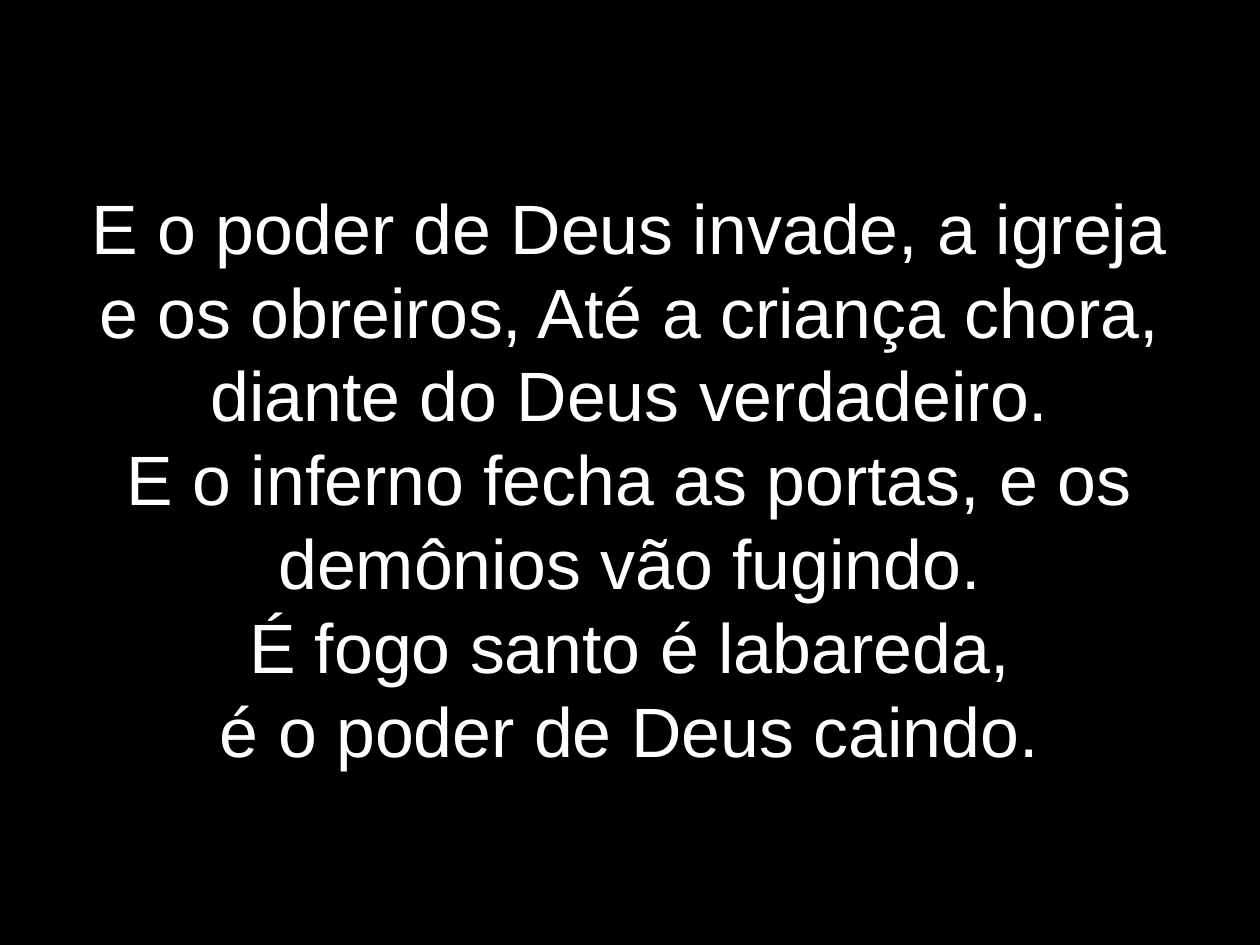
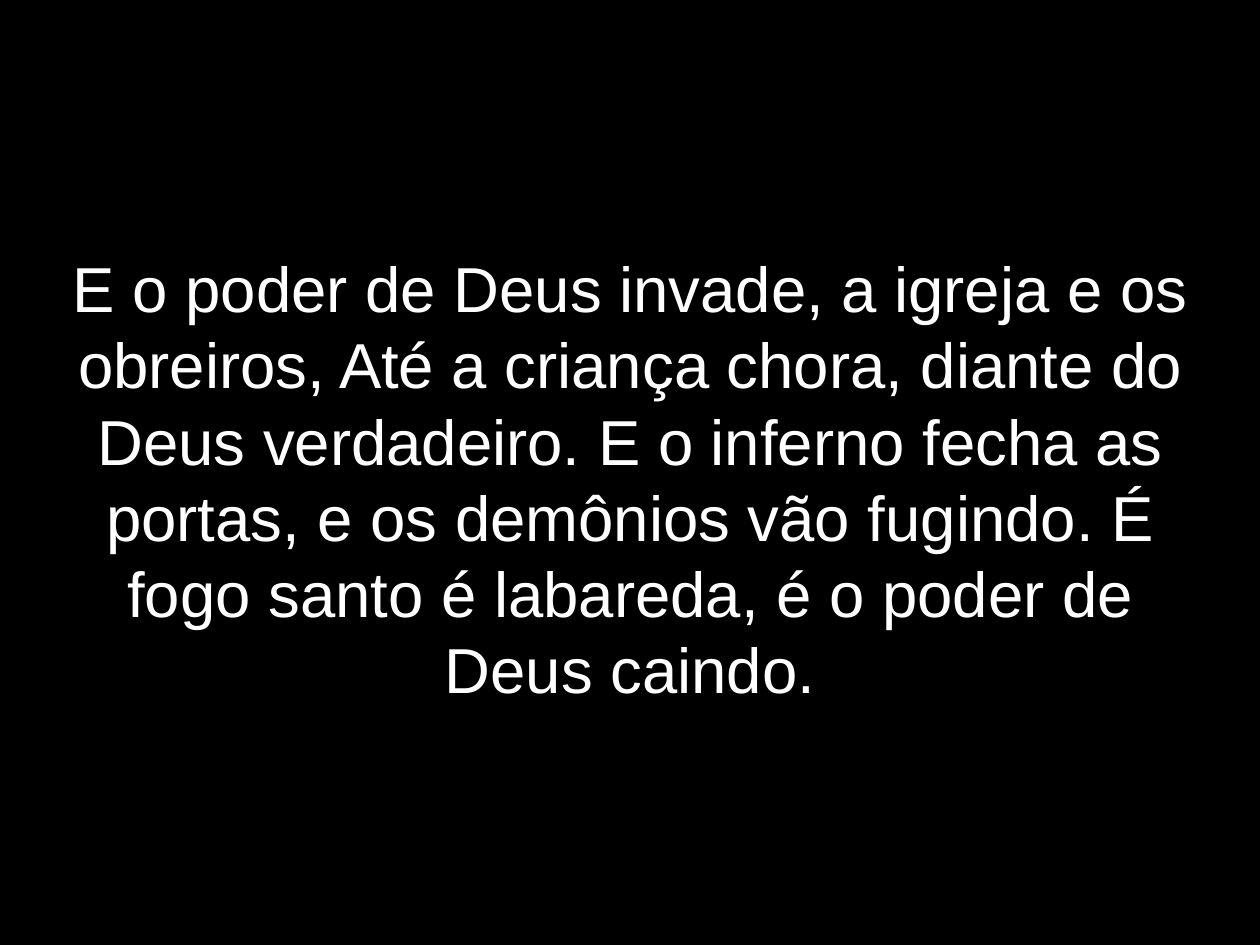
Before and after one commit to lazaroness/ChurchFiles, a slide deck: slide 5 of Elshaday/LetrasApresentacao/Labaredas.odp. Drawn at 1260x945 pixels with LibreOffice and Linux fonts; fonts in the diff are those of the drawing. Boxes give left, top, right and bottom in pixels: in the first picture for what was removed or moved away, otherwise in the second. Text is boxed around its words. In the diff, an @@ line names an element or a change of style, - is before the commit and + after.

```diff
--- a/Elshaday/LetrasApresentacao/Labaredas.odp
+++ b/Elshaday/LetrasApresentacao/Labaredas.odp
@@ subtitle at box(73, 266, 1187, 694): text changed; size 44 to 40 pt @@
-E o poder de Deus invade, a igreja e os obreiros, Até a criança chora, diante do Deus verdadeiro.
-E o inferno fecha as portas, e os demônios vão fugindo.
-É fogo santo é labareda,
-é o poder de Deus caindo.
+E o poder de Deus invade, a igreja e os obreiros, Até a criança chora, diante do Deus verdadeiro. E o inferno fecha as portas, e os demônios vão fugindo. É fogo santo é labareda, é o poder de Deus caindo.
```
Also in this commit, not shown: 6 other slides changed, 1 slide added, 36 other files.
